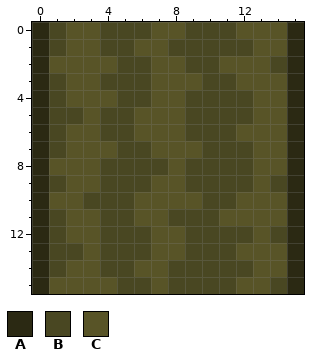
Two versions of one pixel-art sprite, images/tiles/dirtwall/right.png. This is how it looked before the edit.
The file is 16x16 pixels.
Palette (. is transparent): A #2b2913  B #494722  C #585427
Pixels before, first column x 0:
 0 ABCCBBBCCBBBCCCA
 1 ABCCBBCCBBBBBCCA
 2 ACCCCBBCCBBCCCBA
 3 ABCCBBBCCCBBCCCA
 4 ABCCCBBCCBBBBCCA
 5 ABBCBBCCCBBBBCCA
 6 ABCCBBCCCBBBCCCA
 7 ABCCCBBCCCBBBCCA
 8 ACCCBBBBCBBBBCCA
 9 ABCCBBBCCBBBBCBA
10 ACCBBBCCCCBBCCCA
11 ABCCBBCCBBBCCCCA
12 ABCCBBBCCBBBBCBA
13 ABBCBBBCCBBBCCCA
14 ABCCBBCCBBBBBCCA
15 ACCCCBBCBBBBCCBA
And afterwards:
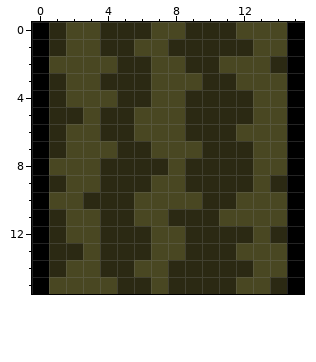
Edits made:
Colour A changes from #2b2913 to #000000.
Colour B changes from #494722 to #2b2913.
Colour C changes from #585427 to #494722.
Changed places in both pictures, as pixel boxes (x1, y1, x2, y2):
changed: (32, 22, 304, 294)
